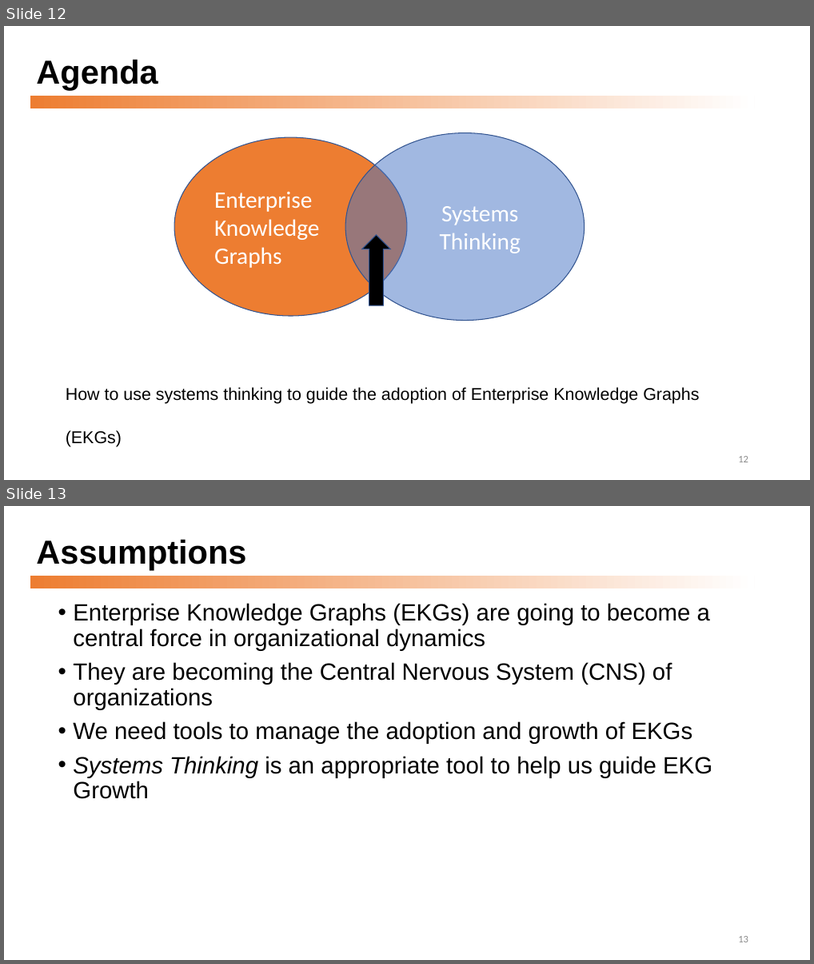
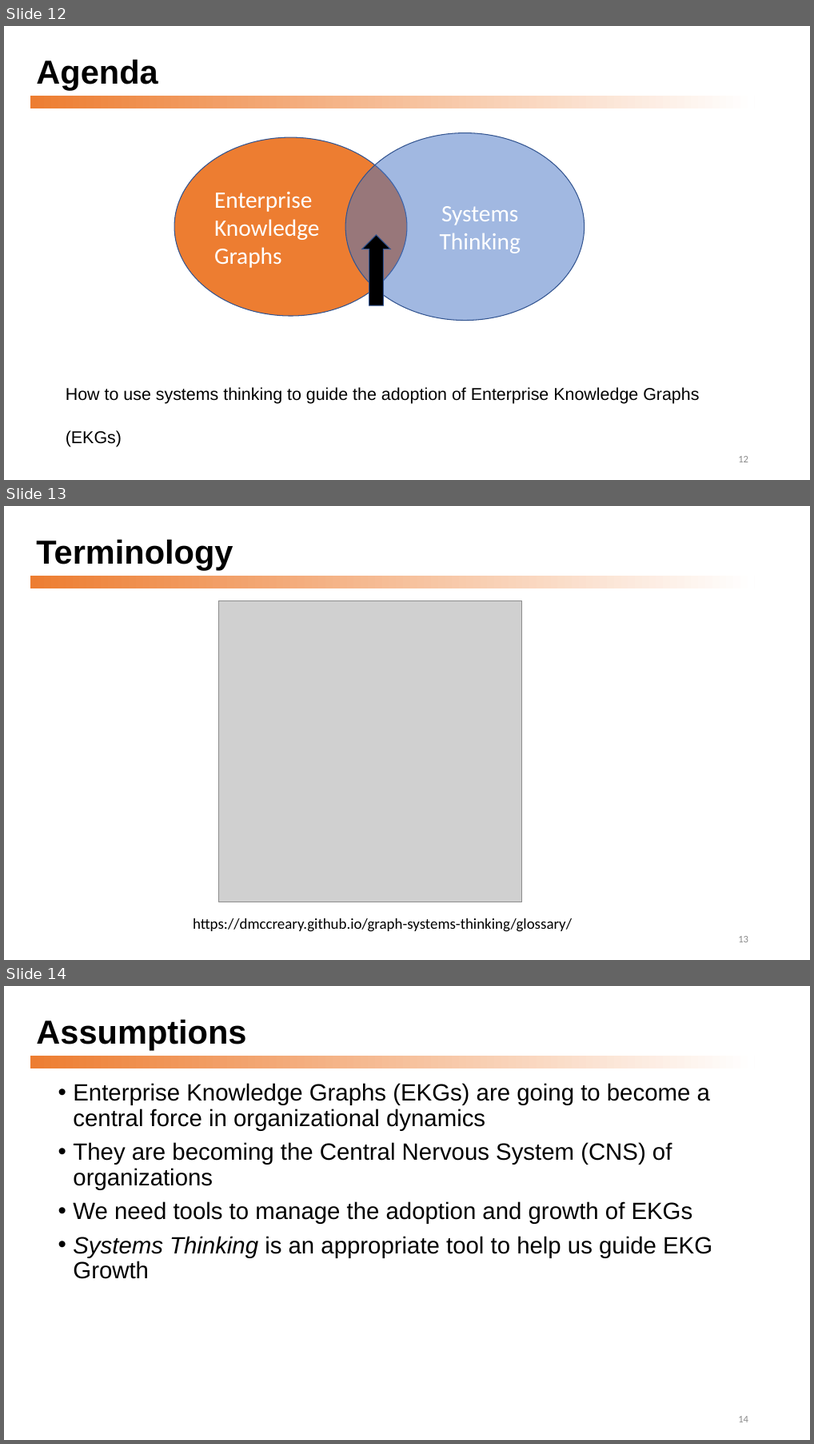
Before and after one commit to dmccreary/graph-systems-thinking, a slide deck: docs/presentations/Graph-Systems-Thinking-Half-Day-Workshop.pptx. Shown one above the other, each under a label of ours: slides 12 and 13 before the commit, slides 12, 13 and 14 after it. The pictures are 814x964 and 814x1444 pixels, drawn with LibreOffice and Linux fonts; fonts in the diff are those of the drawing; grey boxes stand for pictures. Boxes give left, top, right and bottom in pixels: in the first picture for what was removed or moved away, otherwise in the second. Text is boxed around its words. In the diff, an @@ line names an element or a change of style, - is before the commit and + after.

```diff
--- a/docs/presentations/Graph-Systems-Thinking-Half-Day-Workshop.pptx
+++ b/docs/presentations/Graph-Systems-Thinking-Half-Day-Workshop.pptx
@@ slide 13 added at [4,506,810,960], background #FFFFFF; not listed: 1 template element that a slide beside it also shows @@
@@ title added at [36,540,233,570], 39.6 pt, text #000000, bold @@
+Terminology
@@ picture added at [218,600,522,902] @@
@@ text added at [193,918,572,932], 18 pt, text #000000 @@
+https://dmccreary.github.io/graph-systems-thinking/glossary/
@@ page number added at [738,936,749,942], 12 pt, text #8C8C8C @@
+13
@@ what was slide 13 is now slide 14 @@
@@ page number at [738,1416,749,1422]: text changed @@
-13
+14
```
Also in this commit, not shown: 3 slides changed, 1 other slide added, 6 other files.
